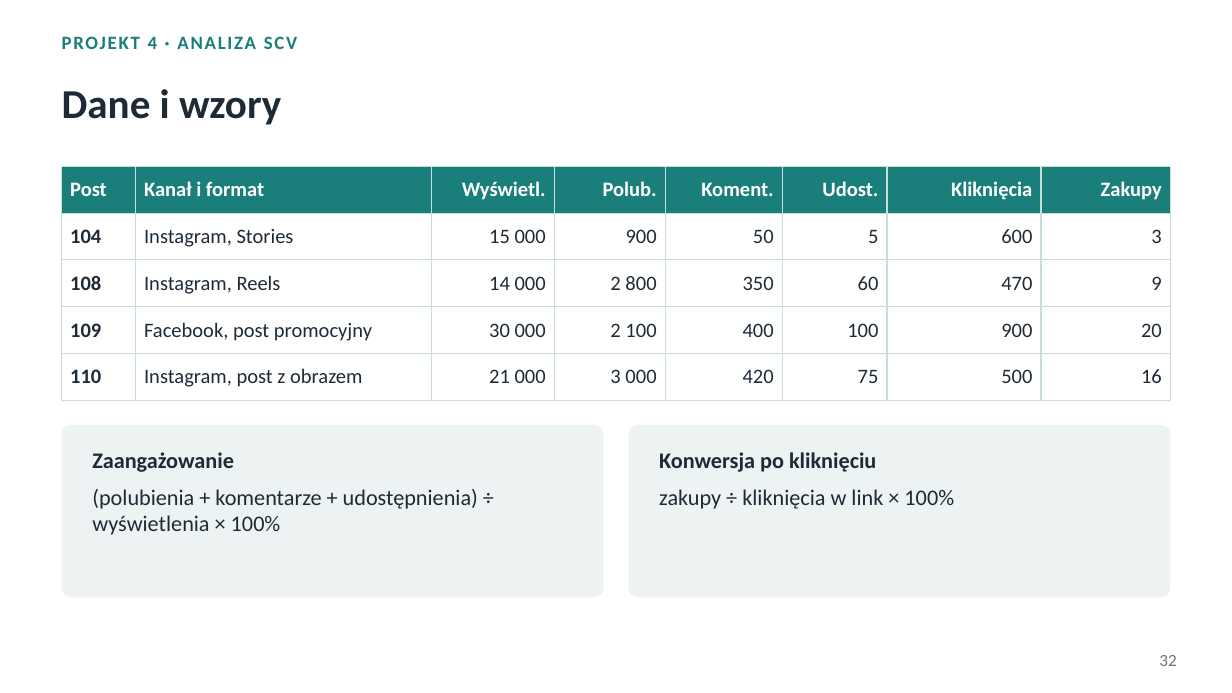
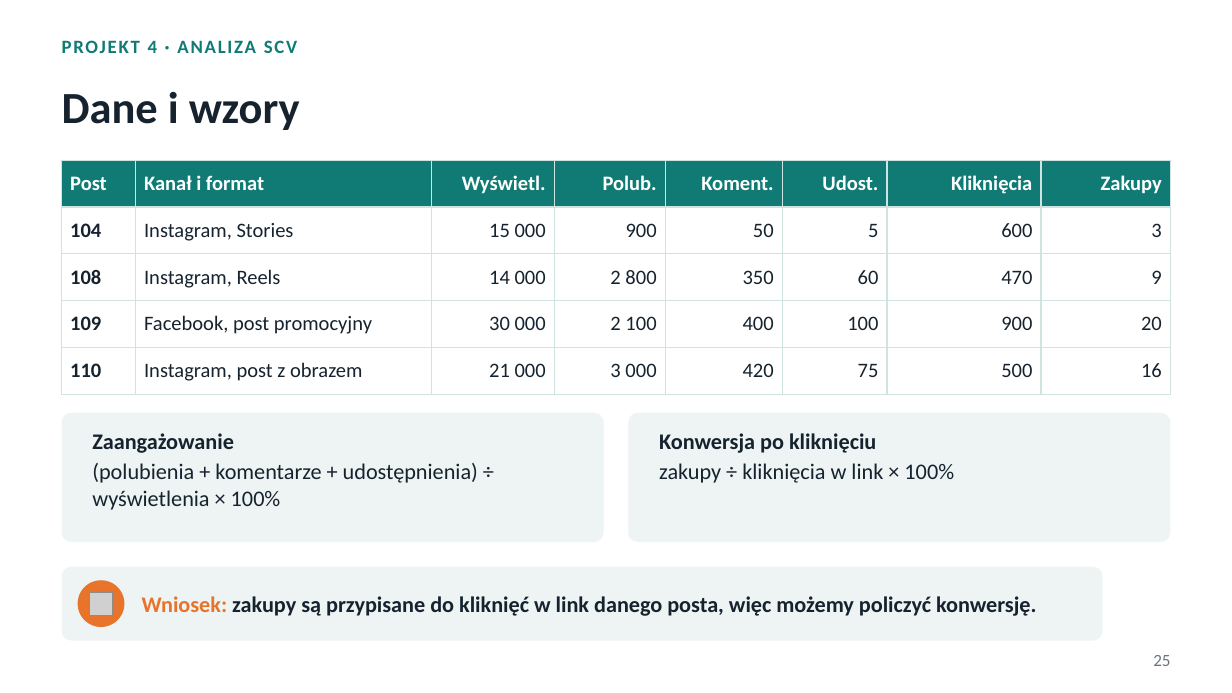
Before and after one commit to ploiu123/praca, a slide deck: slide 25 of prezentacja/Podstawy_analityki_projekty.pptx (slide 32 before the commit). Drawn at 1232x693 pixels with LibreOffice and Linux fonts; fonts in the diff are those of the drawing; grey boxes stand for pictures. Boxes give left, top, right and bottom in pixels: in the first picture for what was removed or moved away, otherwise in the second. Text is boxed around its words. In the diff, an @@ line names an element or a change of style, - is before the commit and + after.

```diff
--- a/prezentacja/Podstawy_analityki_projekty.pptx
+++ b/prezentacja/Podstawy_analityki_projekty.pptx
@@ text "PROJEKT 4 · ANALIZA SCV" at [62, 40, 297, 53]: text colour #1A7F7A to #0F7B74 @@
@@ title "Dane i wzory" at [62, 92, 300, 130]: size 24 to 26 pt, text colour #1E2B37 to #16232F @@
@@ table at [62, 160, 1170, 385] @@
@@ fill #1A7F7A to #0F7B74 in row 1 @@
@@ text colour #1E2B37 to #16232F in "104", "Instagram, Stories", "15 000", "900" and 28 more places @@
@@ borders changed @@
@@ table: place and size @@
-table at [62, 166, 1170, 391]
+table at [62, 160, 1170, 385]
@@ rounded rectangle: place and size @@
-rounded rectangle at [62, 425, 604, 598]
+rounded rectangle at [62, 413, 604, 542]
@@ rounded rectangle at [62, 413, 604, 542]: fill #EDF3F2 to #EDF4F3; proportions changed @@
@@ rounded rectangle at [628, 413, 1170, 542]: fill #EDF3F2 to #EDF4F3; proportions changed @@
@@ rounded rectangle: place and size @@
-rounded rectangle at [628, 425, 1170, 598]
+rounded rectangle at [628, 413, 1170, 542]
@@ text "Zaangażowanie": place and size @@
-text "Zaangażowanie" at [92, 452, 478, 535]
+text "Zaangażowanie" at [92, 433, 478, 510]
@@ text "Zaangażowanie" at [92, 433, 478, 510]: text colour #1E2B37 to #16232F; less space between paragraphs @@
@@ text "Konwersja po kliknięciu" at [659, 433, 954, 483]: text colour #1E2B37 to #16232F; less space between paragraphs @@
@@ text "Konwersja po kliknięciu": place and size @@
-text "Konwersja po kliknięciu" at [659, 452, 954, 509]
+text "Konwersja po kliknięciu" at [659, 433, 954, 483]
@@ rounded rectangle added at [62, 567, 1103, 641], fill #EDF4F3 @@
@@ ellipse added at [78, 580, 124, 627], fill #E8742C @@
@@ picture added at [89, 591, 112, 615] @@
@@ text added at [142, 596, 1036, 616], 13 pt, text #16232F, bold @@
+Wniosek: zakupy są przypisane do kliknięć w link danego posta, więc możemy policzyć konwersję.
@@ page number added at [1153, 655, 1170, 666], 10 pt, text #6B7680 @@
+25
@@ page number removed at [1159, 655, 1176, 666] @@
-32
```
Also in this commit, not shown: 24 other slides changed, 10 slides added, 12 slides removed, 4 other files.
